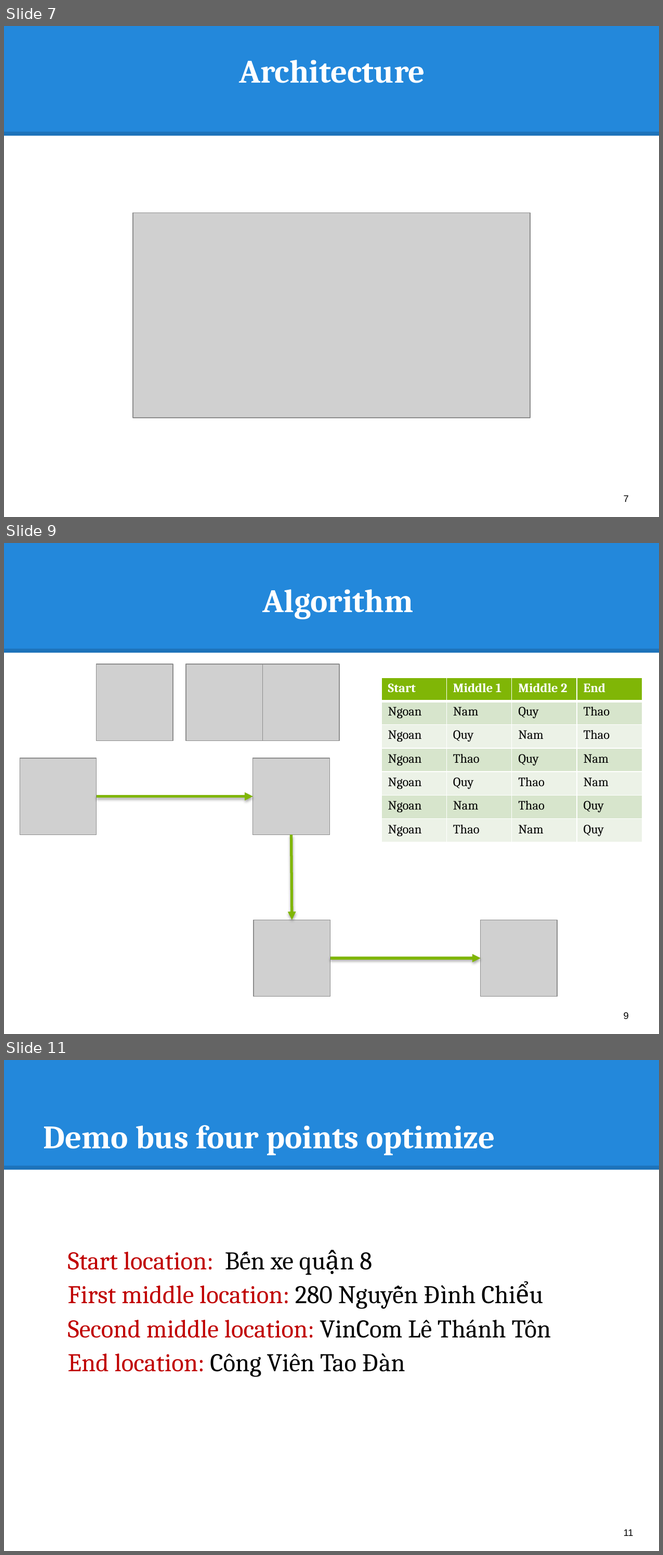
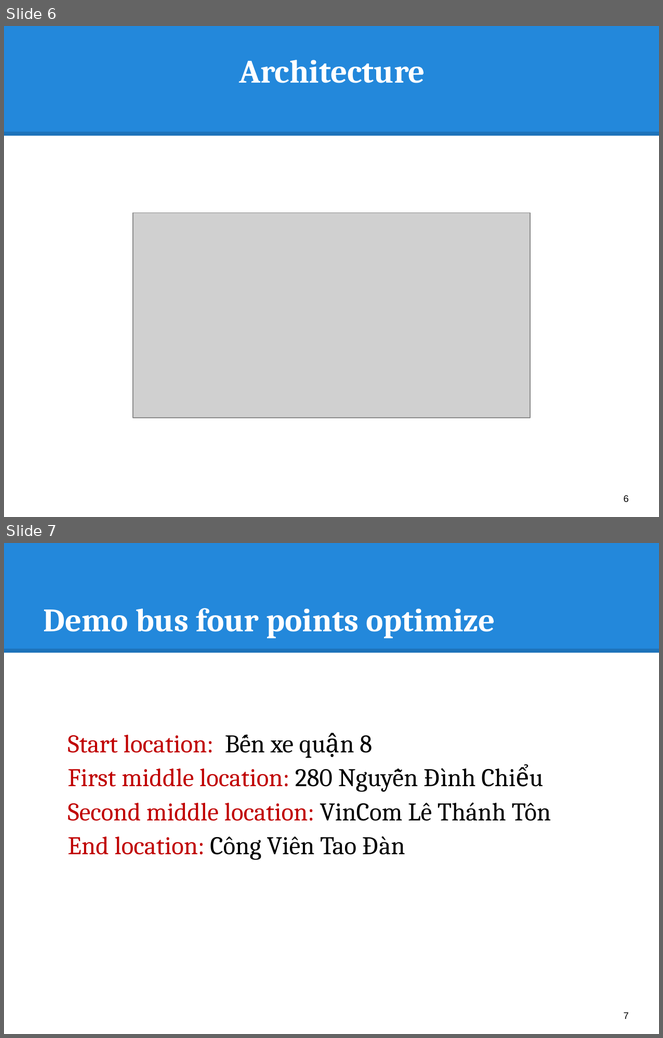
Before and after one commit to hqt/street-router, a slide deck: Document/presentation/bus/search_bus.pptx. Shown one above the other, each under a label of ours: slides 7, 9 and 11 before the commit, slides 6 and 7 after it; the slides between them are not shown. The pictures are 663x1555 and 663x1038 pixels, drawn with LibreOffice and Linux fonts; fonts in the diff are those of the drawing; grey boxes stand for pictures. Boxes give left, top, right and bottom in pixels: in the first picture for what was removed or moved away, otherwise in the second. Text is boxed around its words. In the diff, an @@ line names an element or a change of style, - is before the commit and + after.

```diff
--- a/Document/presentation/bus/search_bus.pptx
+++ b/Document/presentation/bus/search_bus.pptx
@@ slide 9 removed at box(4, 543, 659, 1034), background #FFFFFF; not listed: 2 template elements that a slide beside it also shows @@
@@ title removed at box(262, 589, 413, 619) @@
-Algorithm
@@ picture removed at box(97, 664, 173, 741) @@
@@ picture removed at box(186, 664, 263, 741) @@
@@ picture removed at box(263, 664, 339, 741) @@
@@ table removed at box(382, 677, 641, 843), 7 rows, 4 columns @@
-Start | Middle 1 | Middle 2 | End
-Ngoan | Nam | Quy | Thao
-Ngoan | Quy | Nam | Thao
-Ngoan | Thao | Quy | Nam
-Ngoan | Quy | Thao | Nam
-Ngoan | Nam | Thao | Quy
-Ngoan | Thao | Nam | Quy
@@ picture removed at box(20, 759, 97, 835) @@
@@ picture removed at box(253, 759, 330, 835) @@
@@ arrow removed from (97, 797) to (253, 797) @@
@@ arrow removed from (292, 835) to (292, 921) @@
@@ picture removed at box(254, 921, 330, 997) @@
@@ picture removed at box(481, 921, 558, 997) @@
@@ arrow removed from (330, 958) to (481, 958) @@
@@ page number removed at box(624, 1013, 629, 1019) @@
-9
@@ what was slide 7 is now slide 6 @@
@@ page number at box(624, 496, 629, 502): text changed @@
-7
+6
@@ what was slide 11 is now slide 7 @@
@@ page number at box(624, 1013, 629, 1019): text changed @@
-11
+7
```
Also in this commit, not shown: 2 slides changed, 3 other slides removed.
